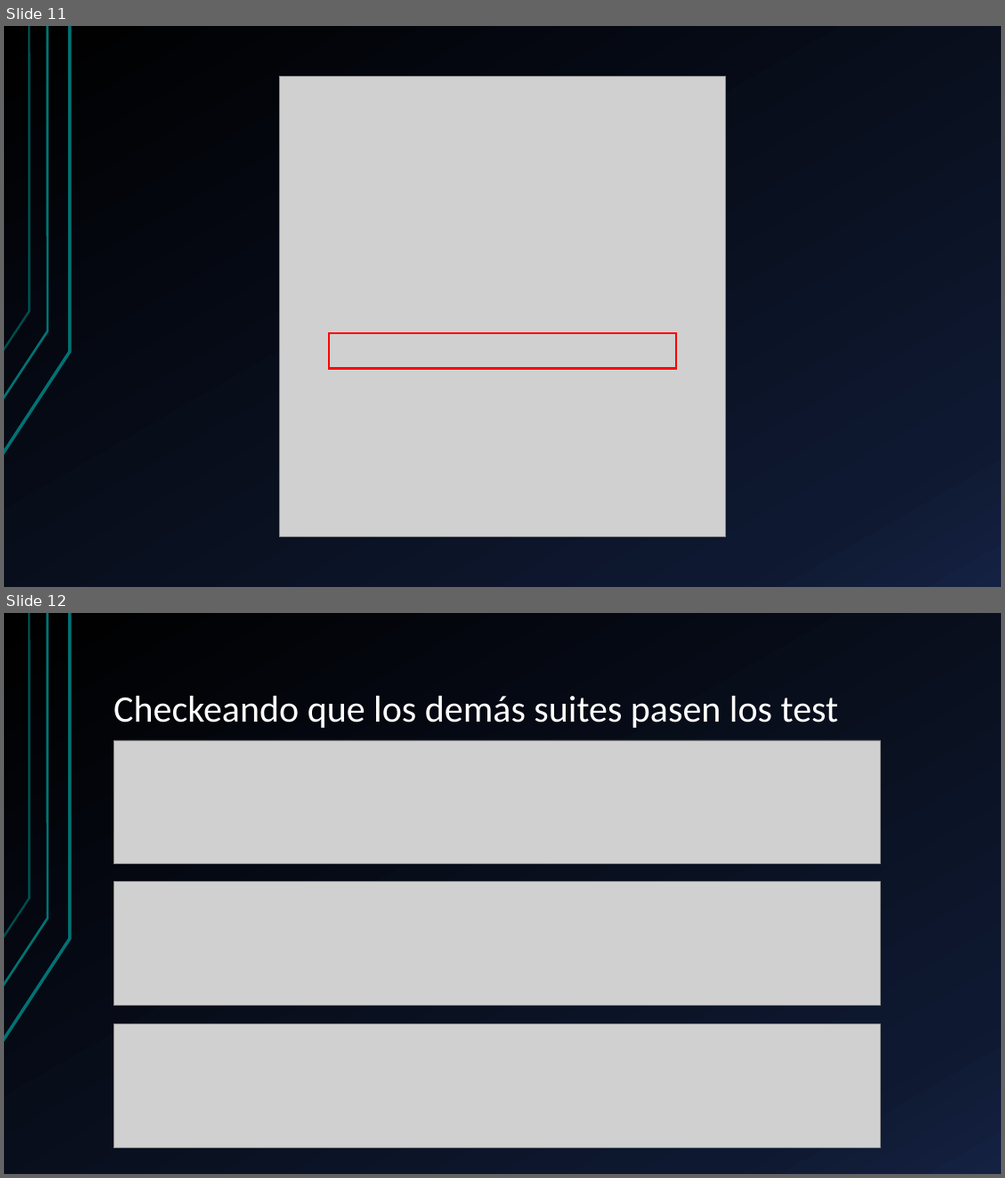
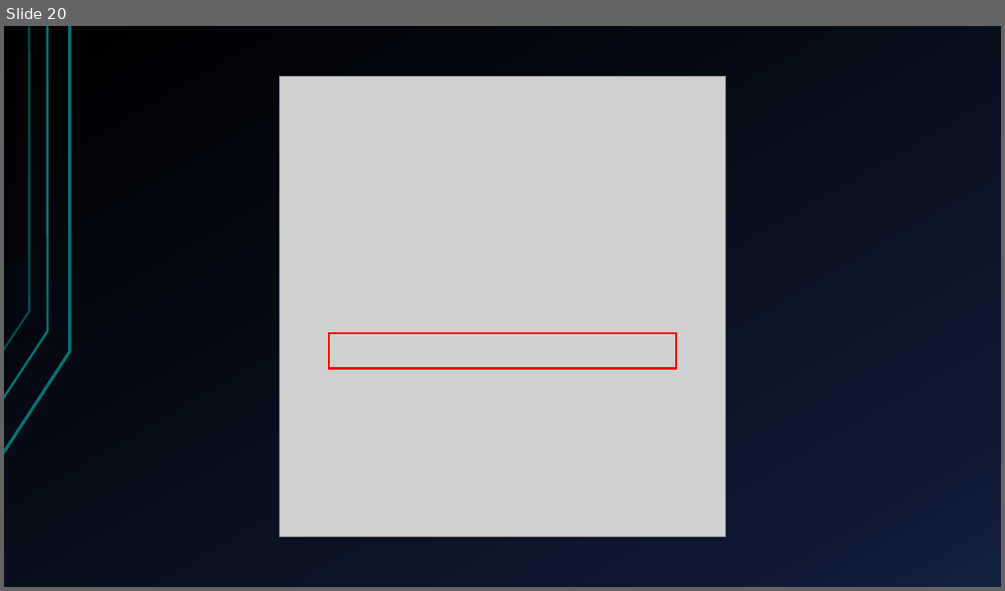
Before and after one commit to GusGiam01/TP-Desarrollo-Software, a slide deck: App POC/Documentacion/TestingLibrary-Presentacion.pptx. Shown one above the other, each under a label of ours: slides 11 and 12 before the commit, slide 20 after it. The pictures are 1005x1178 and 1005x591 pixels, drawn with LibreOffice and Linux fonts; fonts in the diff are those of the drawing; grey boxes stand for pictures. Boxes give left, top, right and bottom in pixels: in the first picture for what was removed or moved away, otherwise in the second. Text is boxed around its words. In the diff, an @@ line names an element or a change of style, - is before the commit and + after.

```diff
--- a/App POC/Documentacion/TestingLibrary-Presentacion.pptx
+++ b/App POC/Documentacion/TestingLibrary-Presentacion.pptx
@@ slide 12 removed at (x1=4, y1=613, x2=1001, y2=1174), background gradient #000000 to #0F1931 to #142242; not listed: 3 template elements that a slide beside it also shows @@
@@ title removed at (x1=113, y1=696, x2=838, y2=728) @@
-Checkeando que los demás suites pasen los test
@@ picture removed at (x1=113, y1=740, x2=880, y2=863) @@
@@ picture removed at (x1=113, y1=882, x2=880, y2=1005) @@
@@ picture removed at (x1=113, y1=1024, x2=880, y2=1148) @@
@@ what was slide 11 is now slide 20 @@
```
Also in this commit, not shown: 3 slides changed, 15 slides added, 4 other slides removed, 3 other files.
